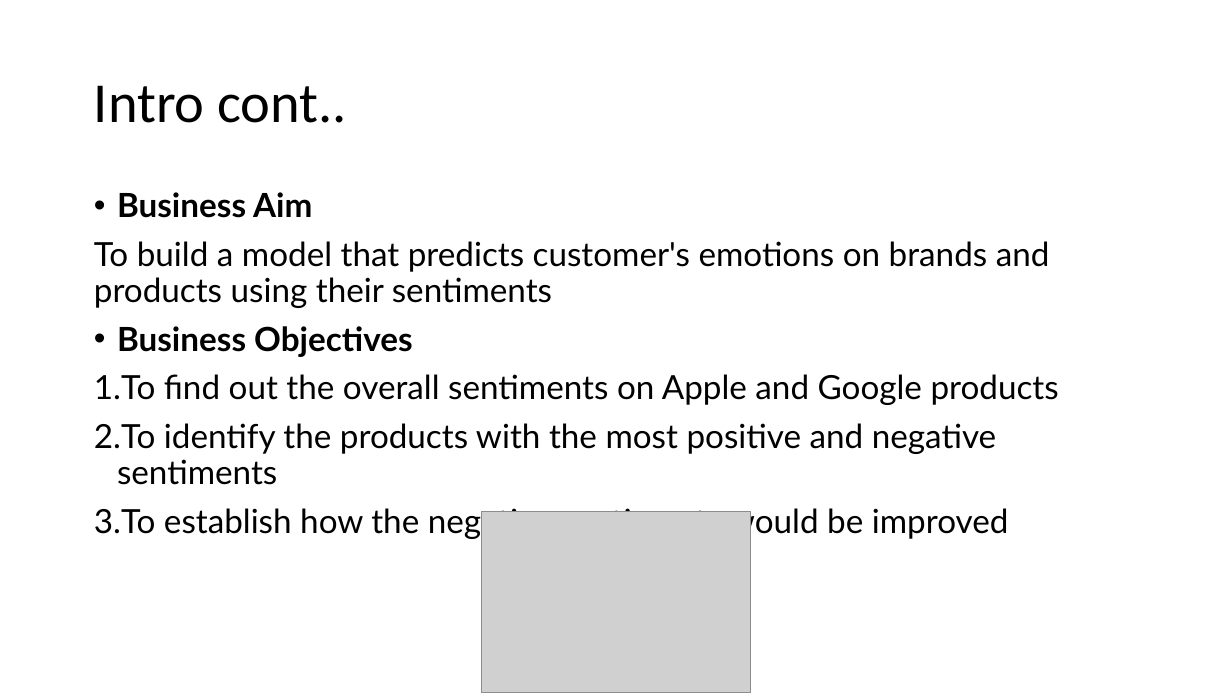
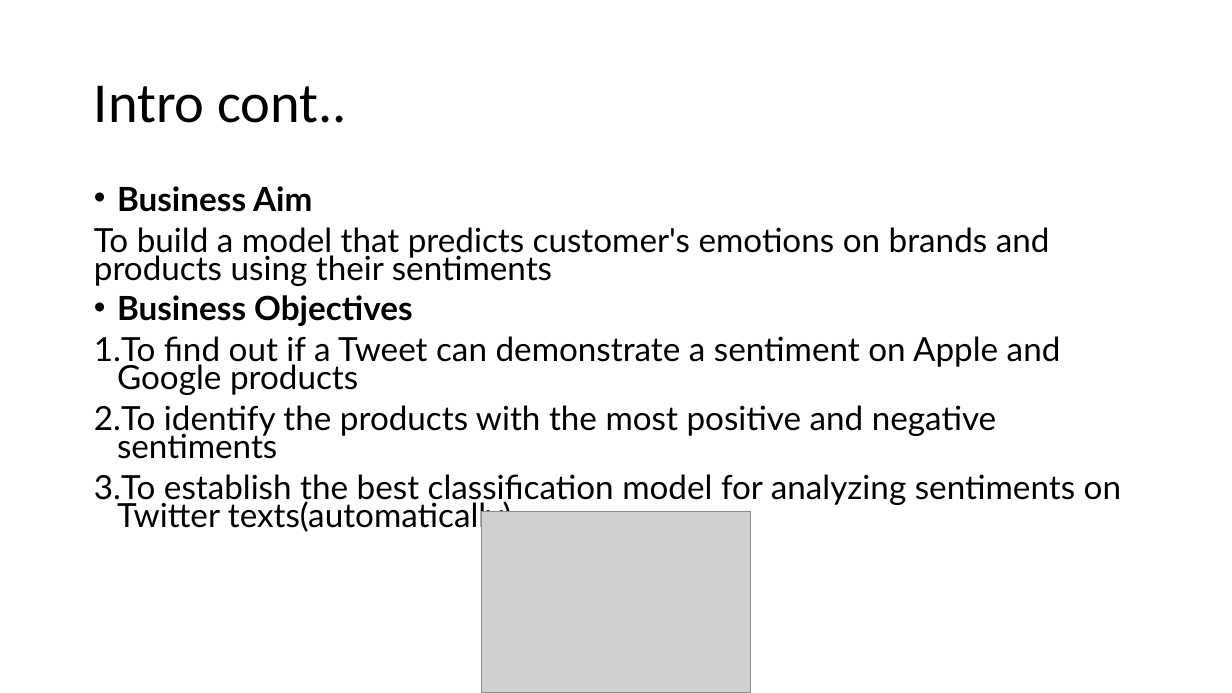
Before and after one commit to reagan-adajo/Phase_4, a slide deck: slide 4 of presentation.pptx. Drawn at 1232x693 pixels with LibreOffice and Linux fonts; fonts in the diff are those of the drawing; grey boxes stand for pictures. Boxes give left, top, right and bottom in pixels: in the first picture for what was removed or moved away, otherwise in the second. Text is boxed around its words. In the diff, an @@ line names an element or a change of style, - is before the commit and + after.

```diff
--- a/presentation.pptx
+++ b/presentation.pptx
@@ text at (94, 186, 1050, 459): line spacing 0.9 to 0.7 @@
@@ text at (94, 336, 1061, 395): text changed @@
-1. To find out the overall sentiments on Apple and Google products
+1. To find out if a Tweet can demonstrate a sentiment on Apple and Google products
@@ text at (94, 474, 1121, 533): text changed @@
-3. To establish how the negative sentiments would be improved
+3. To establish the best classification model for analyzing sentiments on Twitter texts(automatically)
```
Also in this commit, not shown: 5 other slides changed, 3 slides added, 1 slide removed, 10 other files.
